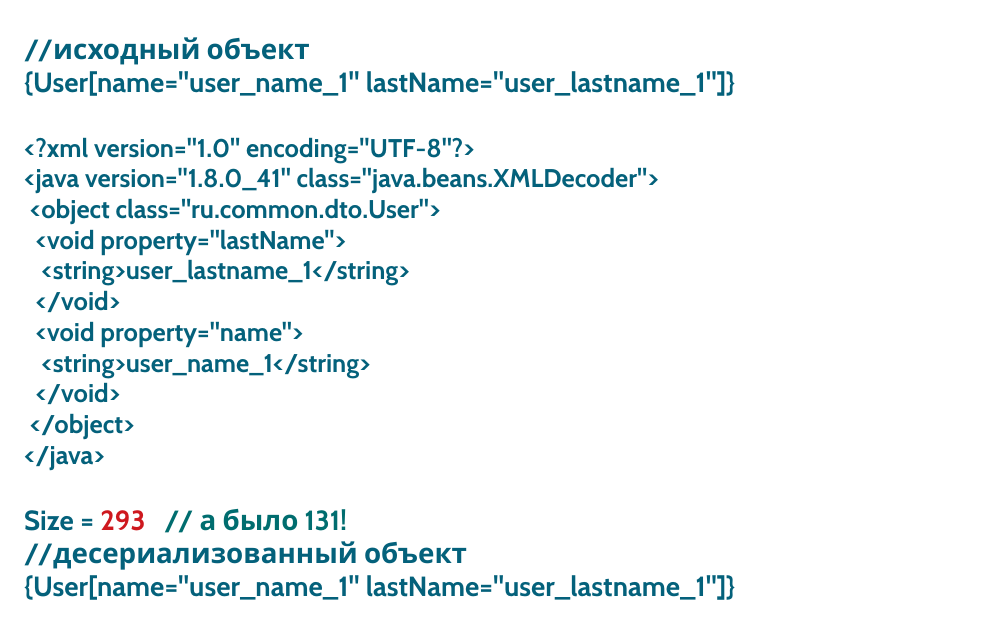
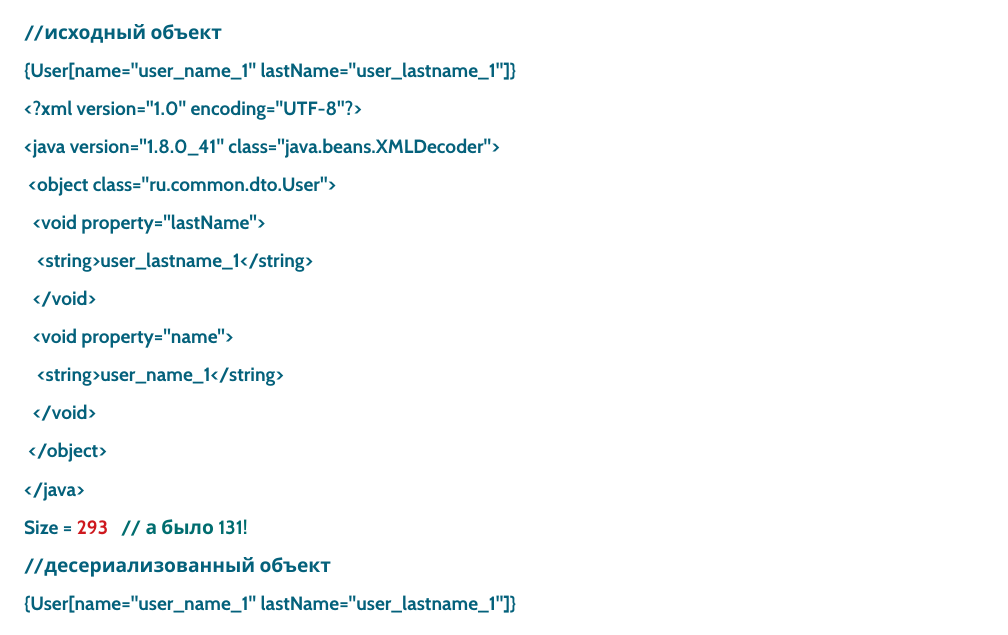
Before and after one commit to pixie1977/JavaSchoolSerialization, a slide deck: slide 44 of JavaSchoolSerialization.odp. Drawn at 1008x635 pixels with LibreOffice and Linux fonts; fonts in the diff are those of the drawing; background and template pictures are left out. Boxes give left, top, right and bottom in pixels: in the first picture for what was removed or moved away, otherwise in the second. Text is boxed around its words. In the diff, an @@ line names an element or a change of style, - is before the commit and + after.

```diff
--- a/JavaSchoolSerialization.odp
+++ b/JavaSchoolSerialization.odp
@@ subtitle "//исходный объект" moved from (x1=24, y1=37, x2=735, y2=600) to (x1=24, y1=24, x2=517, y2=613) @@
@@ subtitle "//исходный объект" at (x1=24, y1=24, x2=517, y2=613): size 26 to 18 pt in "//исходный объект", "{User[name="user_name_1" lastName="user_lastname_1"]}", "Size = 293 // а было 131!", "//десериализованный объект" and 1 more places; size 24 to 18 pt in "<?xml version="1.0" encoding="UTF-8"?>", "<java version="1.8.0_41" class="java.beans.XMLDecoder">", "<object class="ru.common.dto.User">", "<void property="lastName">" and 7 more places; more space between paragraphs @@
```
Also in this commit, not shown: 52 other slides changed, 1 other file.
